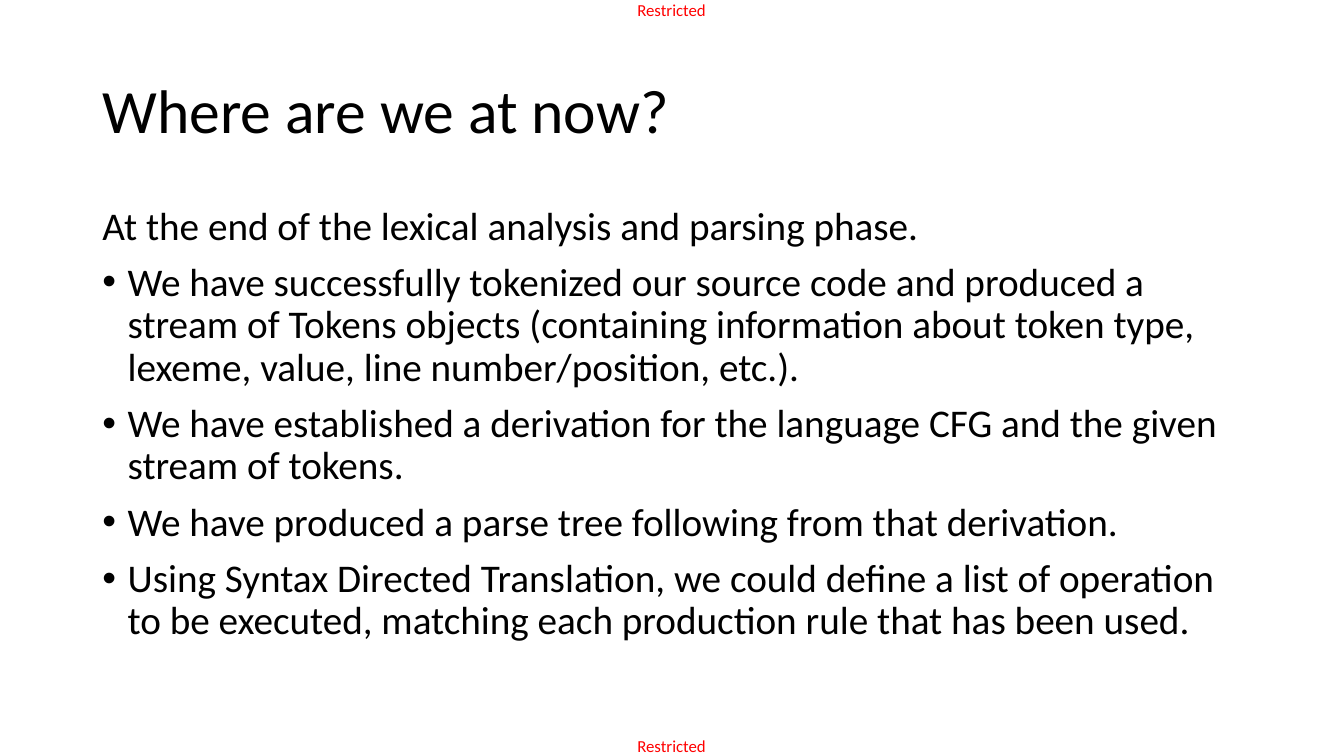
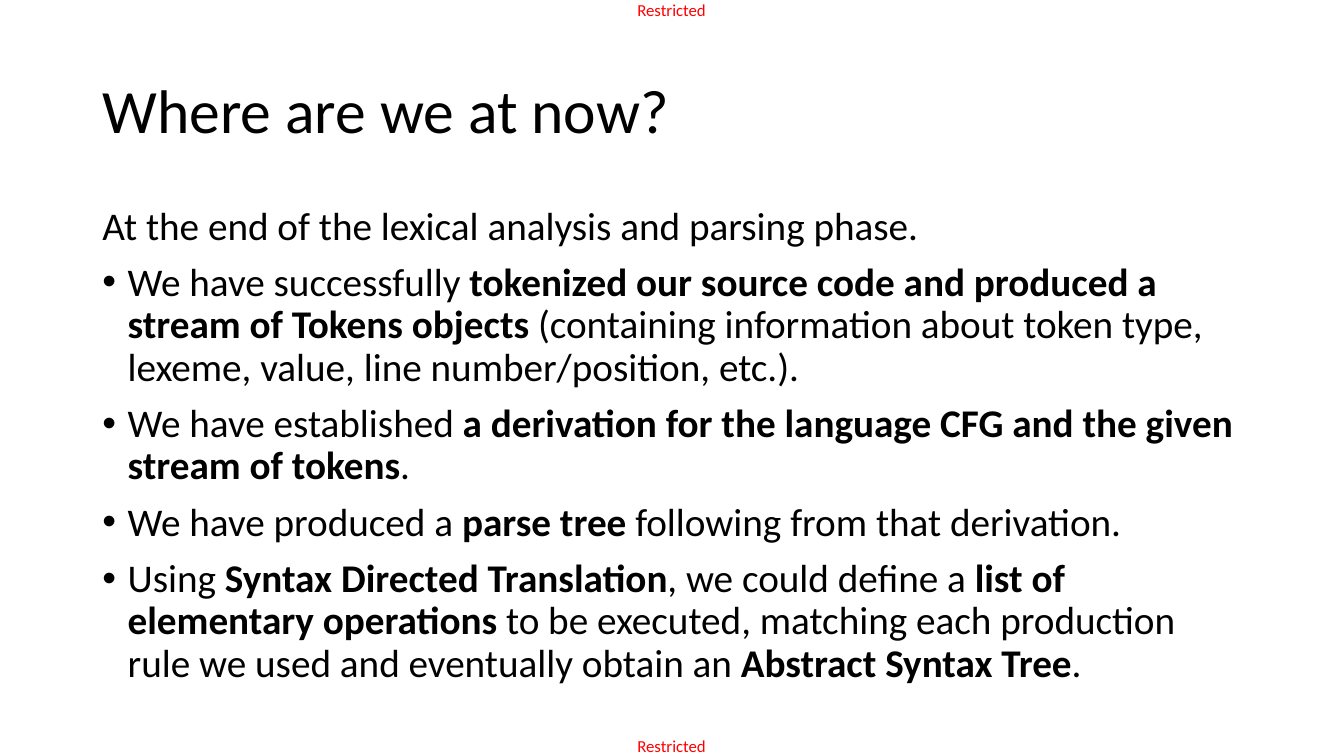
Before and after one commit to matthieudemari/SUTD_PLC_50_051, a slide deck: slide 10 of W12/W12S1/W12S1.pptx. Drawn at 1344x756 pixels with LibreOffice and Linux fonts; fonts in the diff are those of the drawing. Boxes give left, top, right and bottom in pixels: in the first picture for what was removed or moved away, otherwise in the second. Text is boxed around its words. In the diff, an @@ line names an element or a change of style, - is before the commit and + after.

```diff
--- a/W12/W12S1/W12S1.pptx
+++ b/W12/W12S1/W12S1.pptx
@@ text at box(128, 268, 1233, 543): bold on in "tokenized our source code and produced a ...", "a derivation for the language CFG and ...", "parse tree" @@
@@ text at box(128, 564, 1175, 684): text changed @@
-• Using Syntax Directed Translation, we could define a list of operation to be executed, matching each production rule that has been used.
+• Using Syntax Directed Translation, we could define a list of elementary operations to be executed, matching each production rule we used and eventually obtain an Abstract Syntax Tree.
```
Also in this commit, not shown: 5 other slides changed, 8 slides added, 1 other file.
